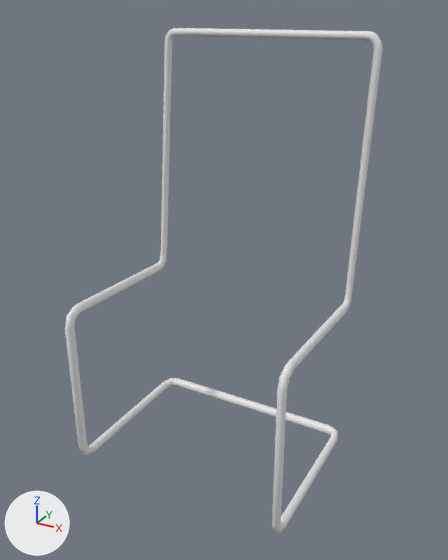
Renders of the Blender file assets/items/office chair.blend from each side of a commit.
One viewpoint serves both versions: a camera (50 mm lens) standing at (-0.033, -0.817, 0.742) and looking at (-0.487, 0.008, 0.329). Lighting does not change. The marker at lower left points along +X, +Y and +Z.

The first picture shows 'Frame'.
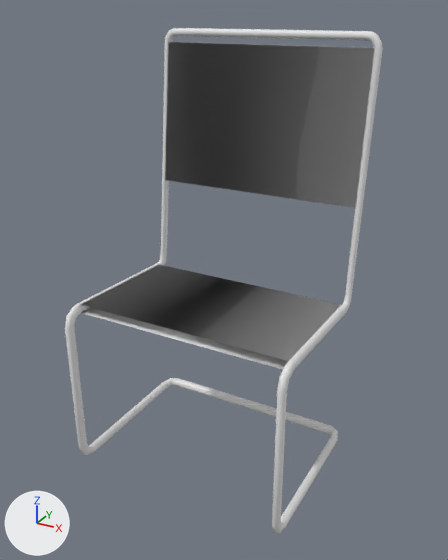
The newer file is also turned or shifted as a whole; pictures and numbers use the older file's frame.

Scene script edits in JSON lines:
```json
{"block": "me_cylinder_001", "where": "# used by ob_frame; location = (-0.5, 0.0, 0.0); scale = (0.38, 0.5, 0.5)"}
{"op": "remove", "block": "me_cylinder_001", "code": "me_cylinder_001.from_pydata(...)  # 465 vertices, 231 faces; spans x -0.518..0.515, y -0.314..0.363, z -0.018..1.428"}
{"op": "add", "block": "me_cylinder_001", "code": "me_cylinder_001.from_pydata(...)  # 930 vertices, 488 faces; spans x -0.518..0.518, y -0.314..0.363, z -0.018..1.428"}
{"block": "me_cylinder_001", "change": "me_cylinder_001 part 1: 305 vertices added at x -0.513..0.518, y -0.314..0.358, z -0.018..1.426"}
{"op": "remove", "block": "ob_frame", "code": "_m = ob_frame.modifiers.new('Mirror', 'MIRROR')"}
```

What differs and where, as boxes (x1, y1, x2, y2) in the pictures (448 x 560 px):
```json
{"object": "Frame", "change": "reshaped, modifiers changed", "before": [65, 28, 383, 534], "after": [65, 28, 383, 534]}
{"part": 1, "of": "me_cylinder_001", "change": "added", "after": [81, 29, 383, 534]}
```
